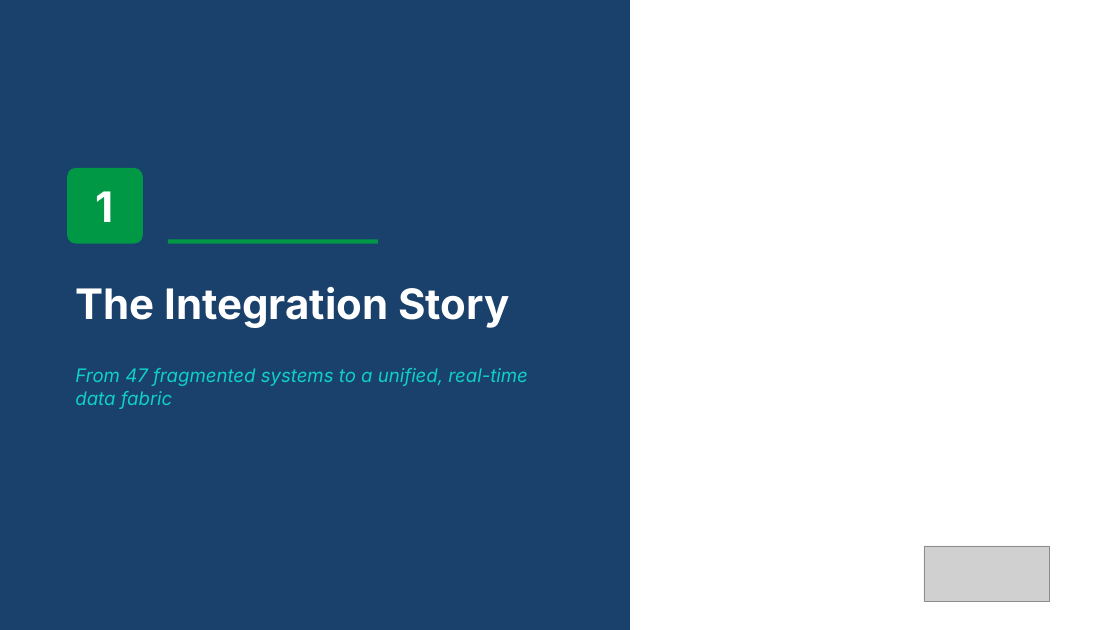
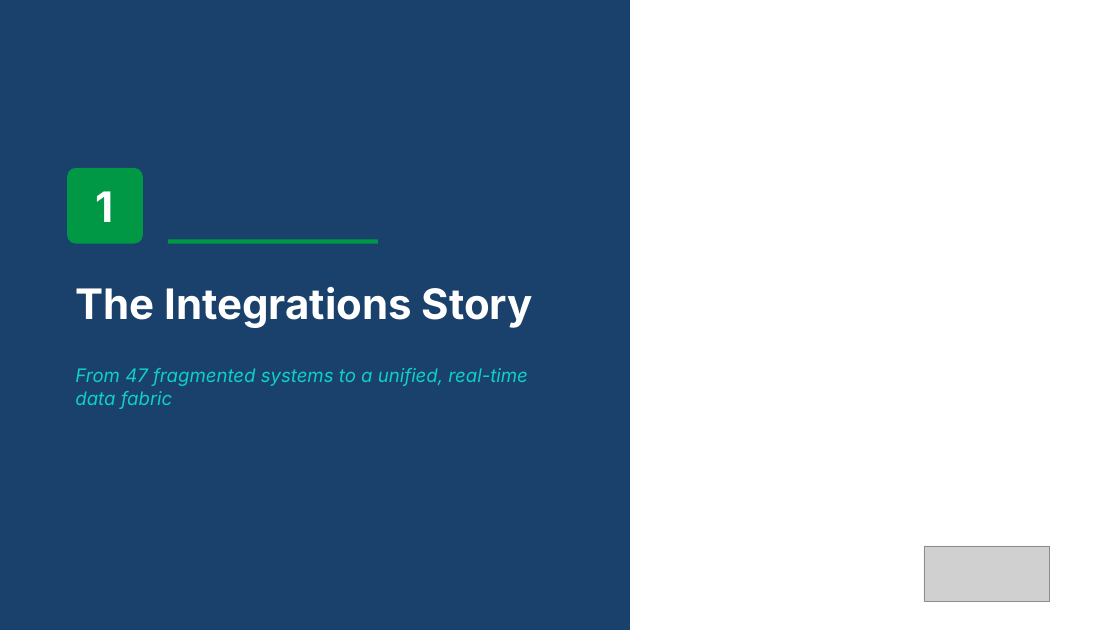
Before and after one commit to robertschoenfeldqlik/meridan_retail_group_qlik_demo_assets, a slide deck: slide 3 of MCG_Demo_Overview_Four_Stories.pptx. Drawn at 1120x630 pixels with LibreOffice and Linux fonts; fonts in the diff are those of the drawing; grey boxes stand for pictures; background and template pictures are left out. Boxes give left, top, right and bottom in pixels: in the first picture for what was removed or moved away, otherwise in the second. Text is boxed around its words. In the diff, an @@ line names an element or a change of style, - is before the commit and + after.

```diff
--- a/MCG_Demo_Overview_Four_Stories.pptx
+++ b/MCG_Demo_Overview_Four_Stories.pptx
@@ text at (75,287,533,328): text changed @@
-The Integration Story
+The Integrations Story
```
Also in this commit, not shown: 17 other slides changed, 1 slide added, 21 other files.
